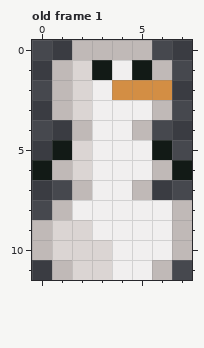
One commit to this pixel-art file: rouge/Assets/Art/Sprites/snowman.aseprite. The first picture shows the starting point.
8x12 pixels, 1 frame. Shown: old frame 1. The commit also changed other frames, which this record leaves out.
The result:
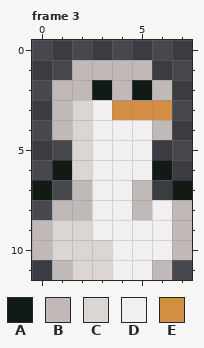
Palette (. is transparent): A #121a16  B #c0b9b7  C #dbd5d3  D #f1efef  E #d38e44
A new or re-ordered frame is compared with the old frame closest to it.
Changes in this commit:
frames 1 -> 4
layer "body" added
layer "arms" added
layer "face" added
layer "Layer 1" removed
Frame 3 is new; against old frame 1:
Colour A is added in row 7 at x 0 and 7.
Colour A replaces colour B in row 6 at x 1 and 6.
Colour A replaces colour D in row 2 at x 3.
Colour A replaces colour E in row 2 at x 5.
Colour B is added in row 4 at x 1 and 6.
Colour B replaces colour A in row 1 at x 3 and 5.
Colour B replaces colour C in rows 1 to 2 at x 2.
Colour B replaces colour D in row 1 at x 4; in row 8 at x 2 and 5.
Colour B replaces colour E in row 2 at x 4 and 6.
Colour C replaces colour B in row 4 at x 2.
Colour D replaces colour B in row 4 at x 5.
Colour E replaces colour B in row 3 at x 6.
Colour E replaces colour D in row 3 at x 4 to 5.
The author cleared colour A in row 5 at x 1 and 6; in row 6 at x 0 and 7.
The author cleared colour B in row 0 at x 2 to 5; in row 1 at x 1 and 6.
Pixel boxes of the changes (left, top, right, bottom) in both pictures:
changed: (32, 40, 192, 220)
